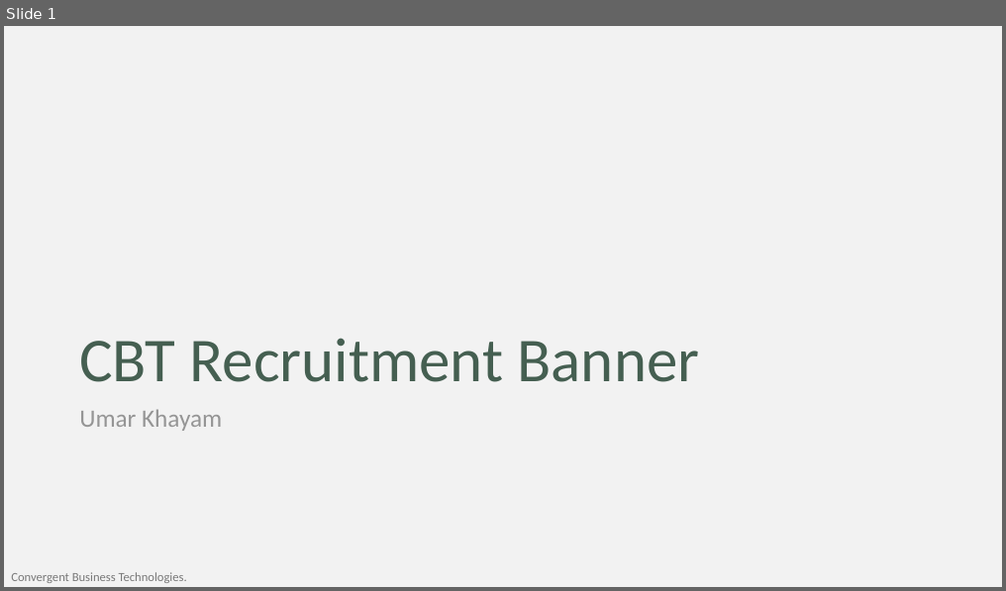
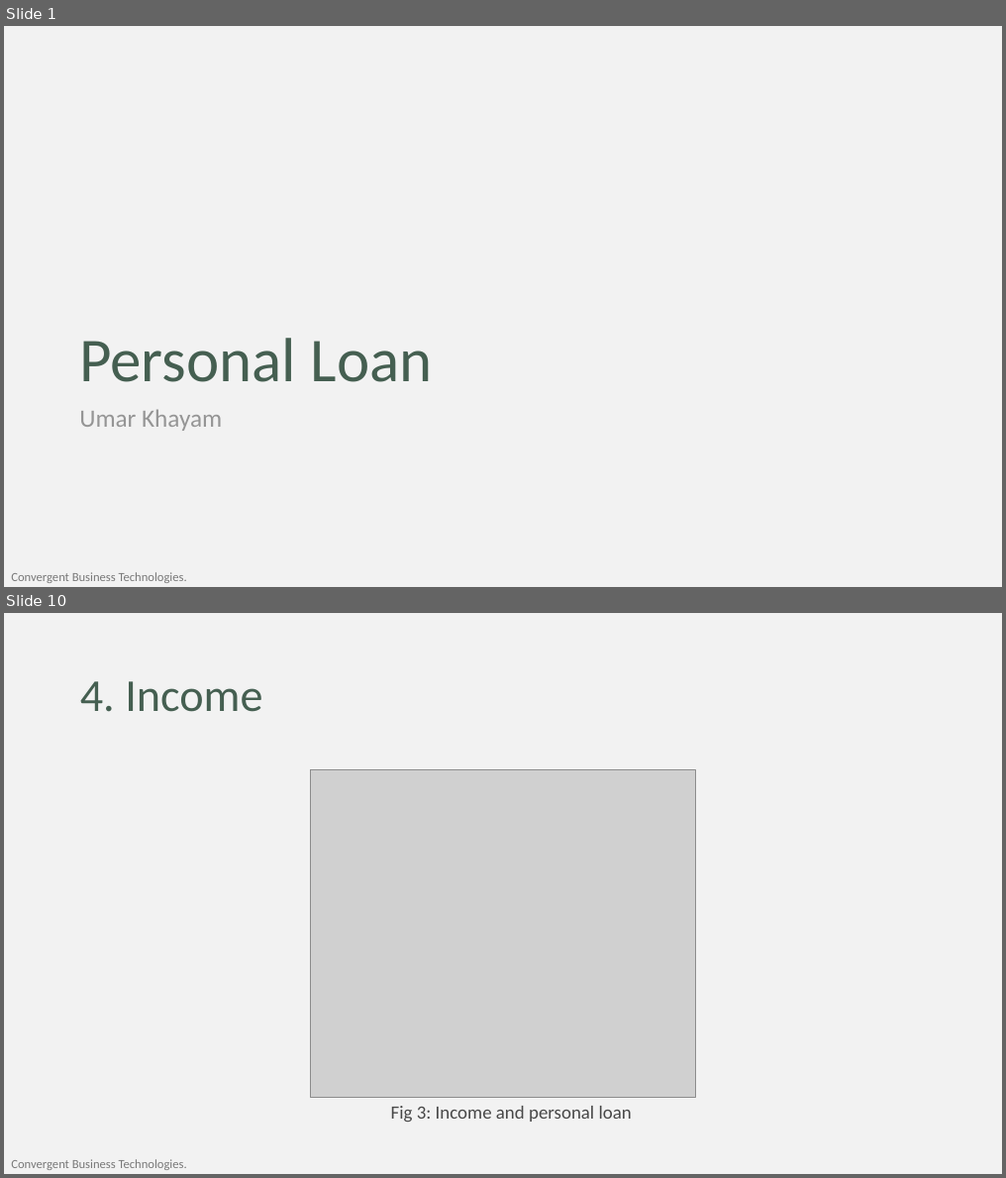
Before and after one commit to umar-khayam/Data-Science, a slide deck: Learning/Statistics/ISL/Presentation_v1.2.pptx. Shown one above the other, each under a label of ours: slide 1 before the commit, slides 1 and 10 after it; the slides between them are not shown. The pictures are 1006x591 and 1006x1178 pixels, drawn with LibreOffice and Linux fonts; fonts in the diff are those of the drawing; grey boxes stand for pictures; background and template pictures are left out. Boxes give left, top, right and bottom in pixels: in the first picture for what was removed or moved away, otherwise in the second. Text is boxed around its words. In the diff, an @@ line names an element or a change of style, - is before the commit and + after.

Commit message:
Bank Personal Loan

```diff
--- a/Learning/Statistics/ISL/Presentation_v1.2.pptx
+++ b/Learning/Statistics/ISL/Presentation_v1.2.pptx
@@ slide 10 added at (4, 613, 1002, 1174), background #F2F2F2; not listed: 1 template element that a slide beside it also shows @@
@@ title added at (80, 681, 262, 712), 44 pt, text #455F51 @@
+4. Income
@@ picture added at (311, 769, 696, 1097) @@
@@ text added at (391, 1106, 632, 1122), 18 pt, text #484848 @@
+Fig 3: Income and personal loan
@@ slide 1 changed as well @@
@@ title at (79, 338, 433, 382): text changed @@
-CBT Recruitment Banner
+Personal Loan
```
Also in this commit, not shown: 16 other slides added, 10 slides removed, 7 other files.
